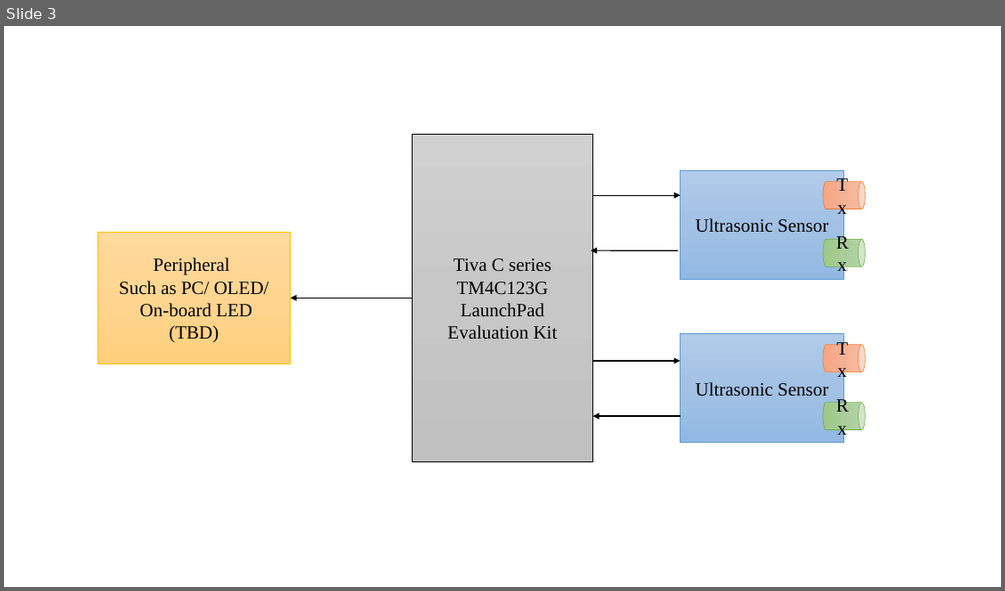
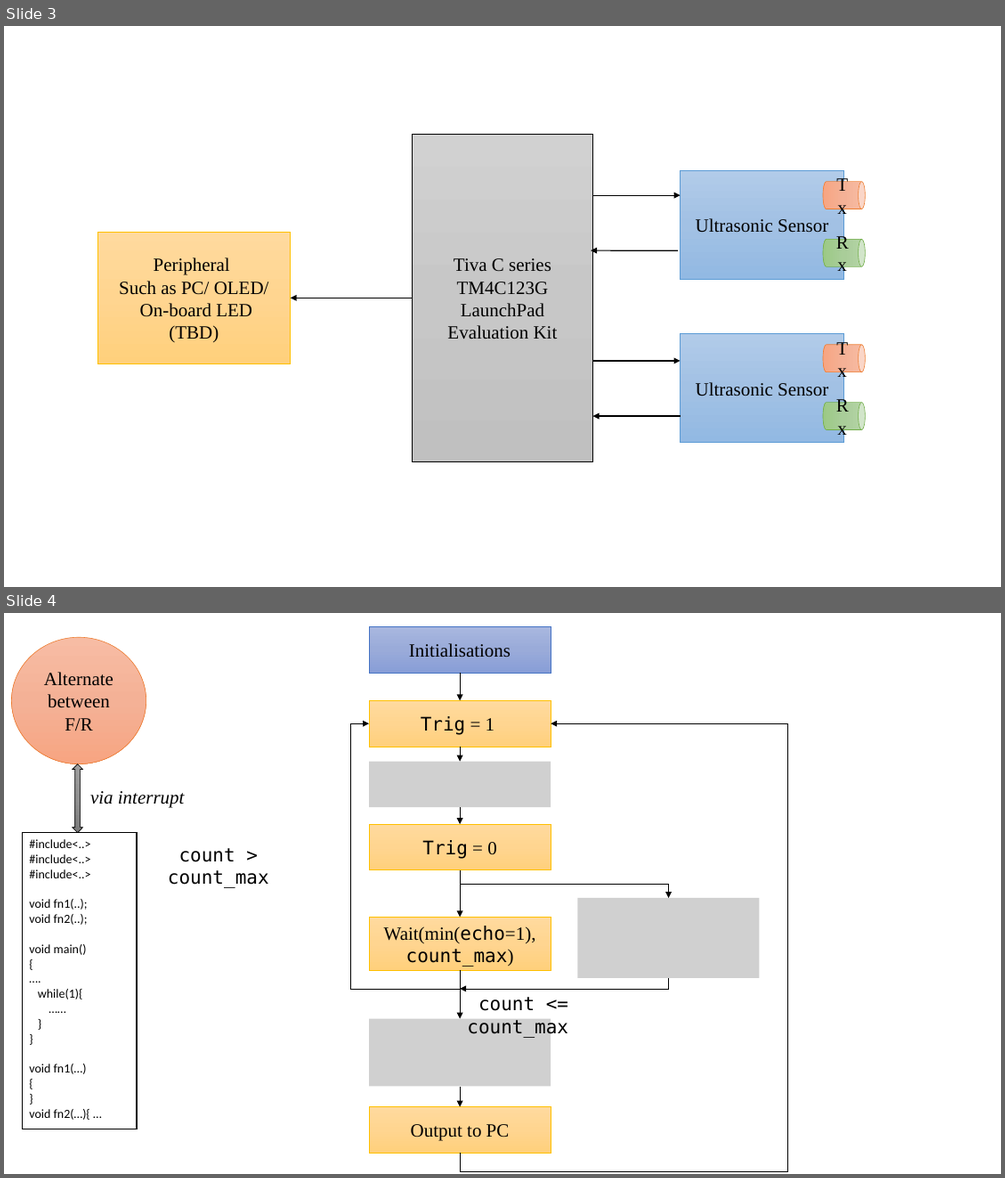
Before and after one commit to RishP11/Group02, a slide deck: Images/diagrams.pptx. Shown one above the other, each under a label of ours: slide 3 before the commit, slides 3 and 4 after it. The pictures are 1005x591 and 1005x1178 pixels, drawn with LibreOffice and Linux fonts; fonts in the diff are those of the drawing; grey boxes stand for pictures. Boxes give left, top, right and bottom in pixels: in the first picture for what was removed or moved away, otherwise in the second. Text is boxed around its words. In the diff, an @@ line names an element or a change of style, - is before the commit and + after.

```diff
--- a/Images/diagrams.pptx
+++ b/Images/diagrams.pptx
@@ slide 4 added at (x1=4, y1=613, x2=1001, y2=1174), background #FFFFFF @@
@@ ellipse added at (x1=11, y1=637, x2=146, y2=764), fill gradient #F7BDA5 to #F5B196 to #F8A582, outline #ED7D31 0.5 pt, 18 pt, text #000000 @@
+Alternate between F/R
@@ rectangle added at (x1=369, y1=626, x2=550, y2=672), fill gradient #A8B7DF to #9AABD9 to #889ED7, outline #4472C4 0.5 pt, 18 pt, text #000000 @@
+Initialisations
@@ arrow added from (461, 673) to (461, 700), #000000 0.5 pt @@
@@ rectangle added at (x1=369, y1=700, x2=550, y2=747), fill gradient #FFDB9E to #FFD590 to #FFD07C, outline #FFC000 0.5 pt, 18 pt, text #000000 @@
+Trig = 1
@@ elbow arrow added from (461, 971) to (369, 723), #000000 0.5 pt @@
@@ elbow arrow added from (461, 1153) to (550, 723), #000000 0.5 pt @@
@@ up down arrow added at (x1=73, y1=764, x2=83, y2=833), fill gradient #9D9D9D to #909090 to #7C7C7C, outline #000000 0.5 pt @@
@@ picture added at (x1=369, y1=761, x2=550, y2=807) @@
@@ arrow added from (461, 747) to (461, 761), #000000 0.5 pt @@
@@ text added at (x1=90, y1=791, x2=185, y2=808), 18 pt, text #000000, italic @@
+via interrupt
@@ rectangle added at (x1=369, y1=824, x2=550, y2=869), fill gradient #FFDB9E to #FFD590 to #FFD07C, outline #FFC000 0.5 pt, 18 pt, text #000000 @@
+Trig = 0
@@ arrow added from (461, 807) to (461, 824), #000000 0.5 pt @@
@@ rectangle added at (x1=22, y1=833, x2=138, y2=1129), fill #FFFFFF, outline #000000 1 pt, 12 pt, text #000000 @@
+#include<..>
+#include<..>
+#include<..>
+void fn1(..);
+void fn2(..);
+void main()
+{
+….
+while(1){
+……
+}
+}
+void fn1(…)
+{
+}
+void fn2(…){ …
@@ text added at (x1=168, y1=848, x2=269, y2=888), 18 pt, text #000000 @@
+count > count_max
@@ arrow added from (461, 870) to (461, 916), #000000 0.5 pt @@
@@ elbow arrow added from (461, 870) to (669, 898), #000000 0.5 pt @@
@@ picture added at (x1=577, y1=898, x2=760, y2=978) @@
@@ rectangle added at (x1=369, y1=916, x2=550, y2=971), fill gradient #FFDB9E to #FFD590 to #FFD07C, outline #FFC000 0.5 pt, 18 pt, text #000000 @@
+Wait(min(echo=1), count_max)
@@ arrow added from (461, 971) to (461, 1018), #000000 0.5 pt @@
@@ elbow arrow added from (669, 978) to (461, 989), #000000 0.5 pt @@
@@ text added at (x1=467, y1=997, x2=568, y2=1038), 18 pt, text #000000 @@
+count <= count_max
@@ picture added at (x1=369, y1=1018, x2=550, y2=1086) @@
@@ arrow added from (461, 1086) to (461, 1107), #000000 0.5 pt @@
@@ rectangle added at (x1=369, y1=1107, x2=550, y2=1152), fill gradient #FFDB9E to #FFD590 to #FFD07C, outline #FFC000 0.5 pt, 18 pt, text #000000 @@
+Output to PC
```
Also in this commit, not shown: 1 slide removed, 1 other file.
